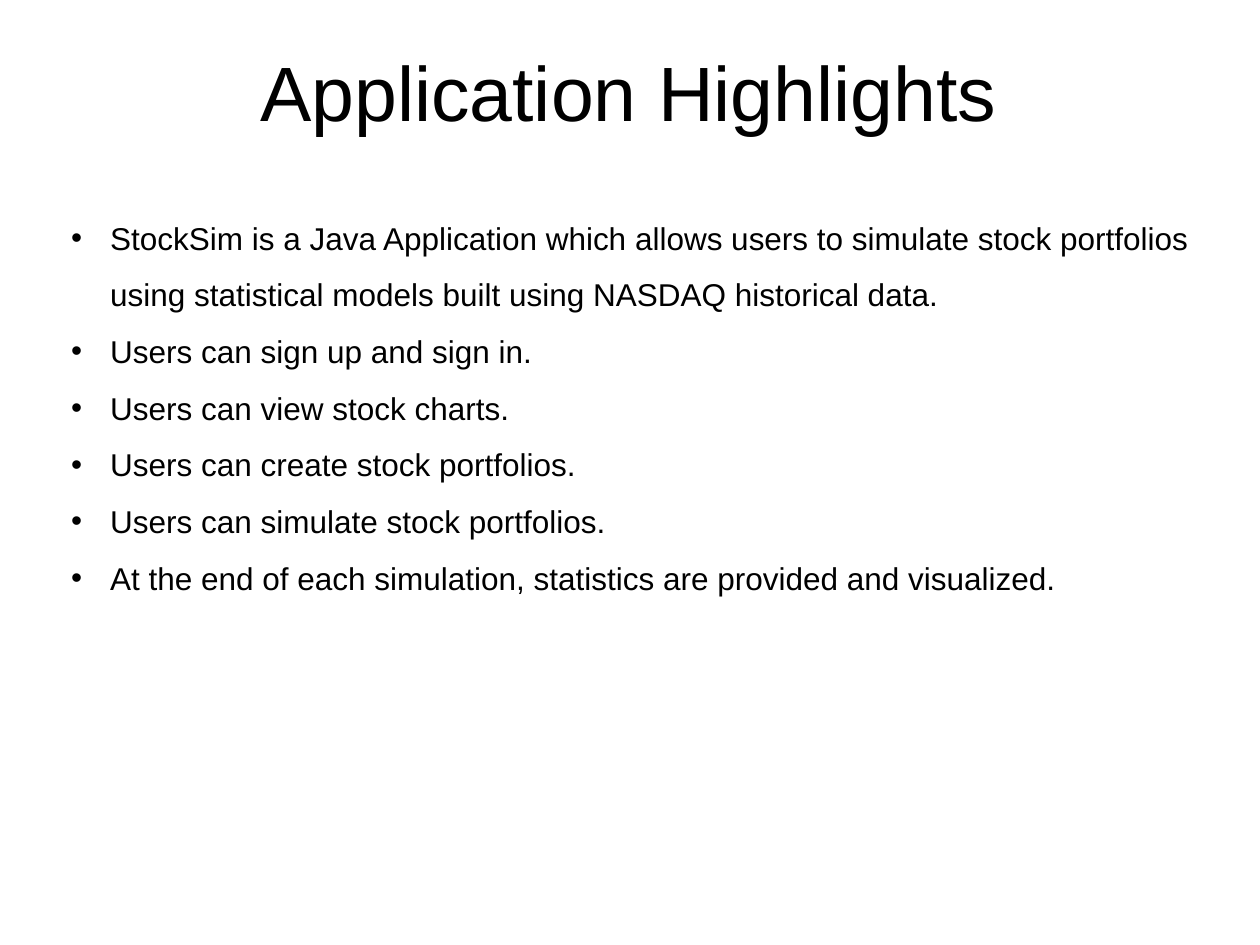
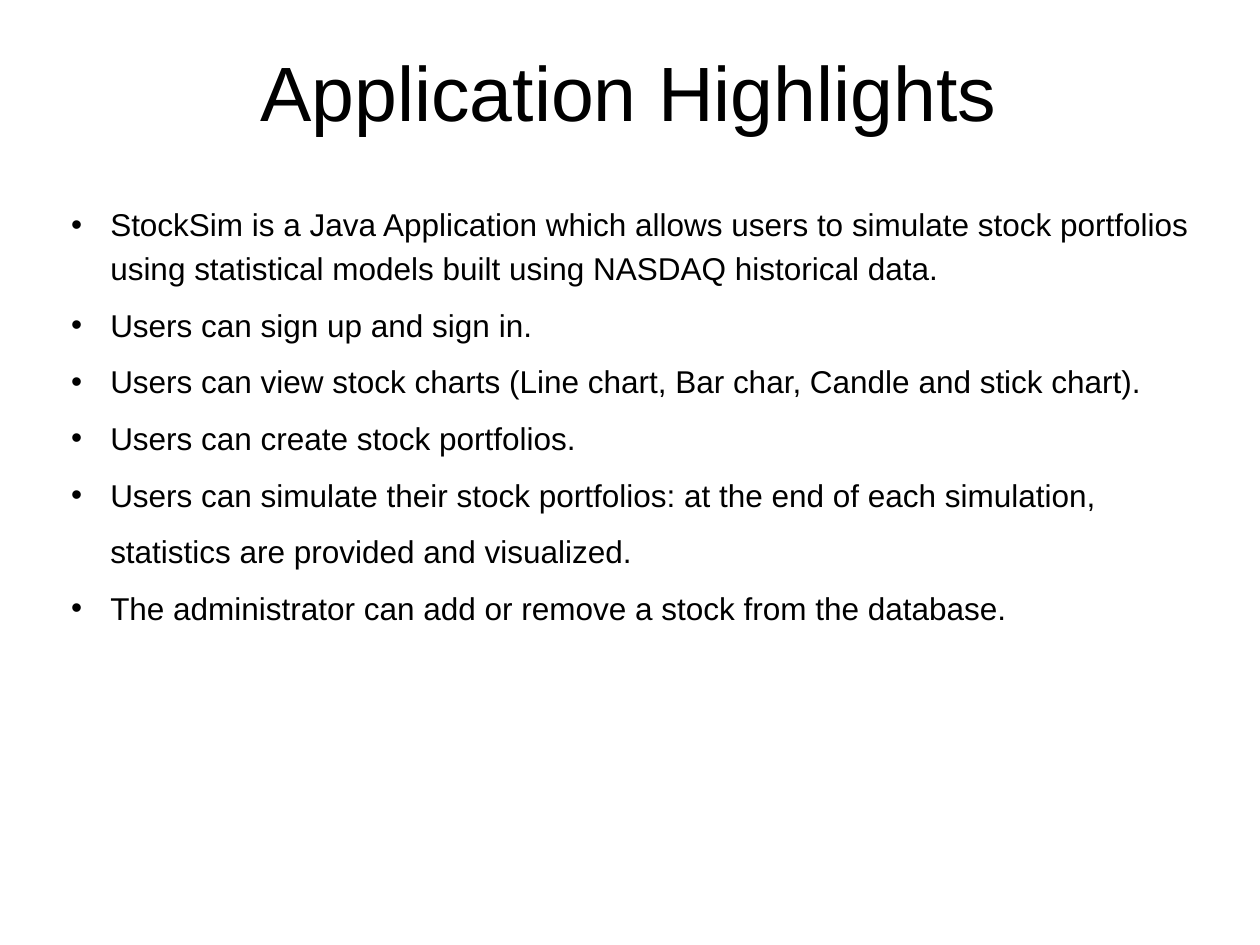
Before and after one commit to rambodrahmani/stocksim, a slide deck: slide 2 of documentation/stocksim_preliminary_presentation.pptx. Drawn at 1260x945 pixels with LibreOffice and Linux fonts; fonts in the diff are those of the drawing; background and template pictures are left out. Boxes give left, top, right and bottom in pixels: in the first picture for what was removed or moved away, otherwise in the second. Text is boxed around its words. In the diff, an @@ line names an element or a change of style, - is before the commit and + after.

```diff
--- a/documentation/stocksim_preliminary_presentation.pptx
+++ b/documentation/stocksim_preliminary_presentation.pptx
@@ text at bbox=[110, 213, 1188, 286]: line spacing 1.5 to 1.15 @@
@@ text at bbox=[110, 370, 1140, 399]: text changed @@
-• Users can view stock charts.
+• Users can view stock charts (Line chart, Bar char, Candle and stick chart).
@@ text at bbox=[110, 484, 1096, 621]: text changed @@
-• Users can simulate stock portfolios.
-• At the end of each simulation, statistics are provided and visualized.
+• Users can simulate their stock portfolios: at the end of each simulation, statistics are provided and visualized.
+• The administrator can add or remove a stock from the database.
```
Also in this commit, not shown: 4 other slides changed, 8 other files.
